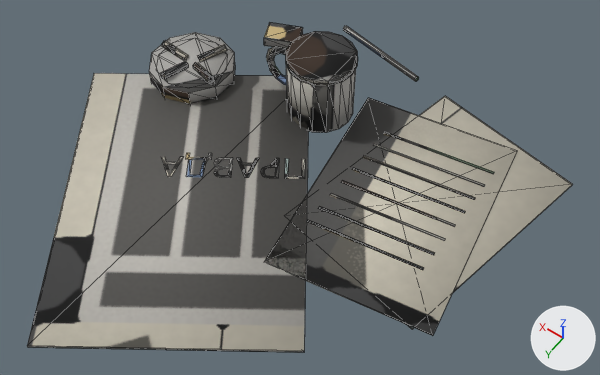
A saved change to the glTF model assets/models/kedr/table_clutter.glb.
Camera for both pictures: a 50 mm camera at (-0.41, 0.486, 0.821) aimed at (-0.052, -0.014, 0.034). Every picture has the same lights, and +X, +Y and +Z are marked at lower right. The picture after the commit comes second. Mesh edges are drawn as thin lines. Vertices at exactly the same position are counted once.

Objects in the first picture: 'table_clutter'.
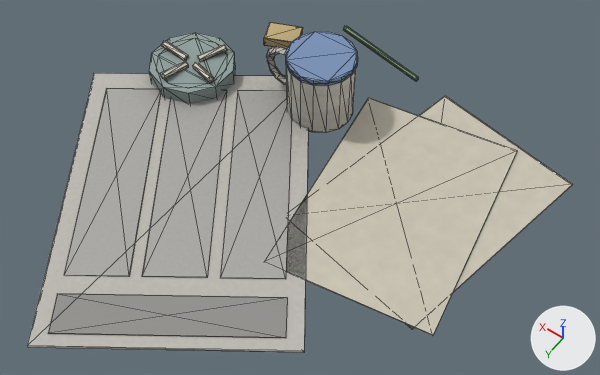
What differs and where, as boxes (x1, y1, x2, y2) in the pictures (600 x 375 px):
part 1 of me_cylinder, deleted: before (161, 132, 494, 270)
part 2 of me_cylinder, added: after (48, 88, 292, 338)
part 3 of me_cylinder, surface changed (lighter): (27, 23, 573, 353) in both

The edits, one by one:
me_cylinder is used by ob_table_clutter; location (0.0, 0.0, 0.0).
me_cylinder had 544 vertices, 850 faces and spanned x -0.312..0.312, y -0.316..0.316, z 0.0..0.096.
me_cylinder now has 348 vertices, 624 faces and spans x -0.312..0.312, y -0.316..0.316, z 0.0..0.096.
me_cylinder part 1: 14 loose pieces with 228 vertices, spanning x -0.224..0.135, y -0.195..0.05, z 0.004..0.005, are deleted.
Part 2, on me_cylinder:
32 vertices are added at x -0.147..0.277, y -0.163..0.292, z 0.004..0.005.
48 new faces join them.
me_cylinder part 3: 576 kept faces spanning x -0.312..0.312, y -0.316..0.316, z 0.0..0.096 get new texture (UV) coordinates.
